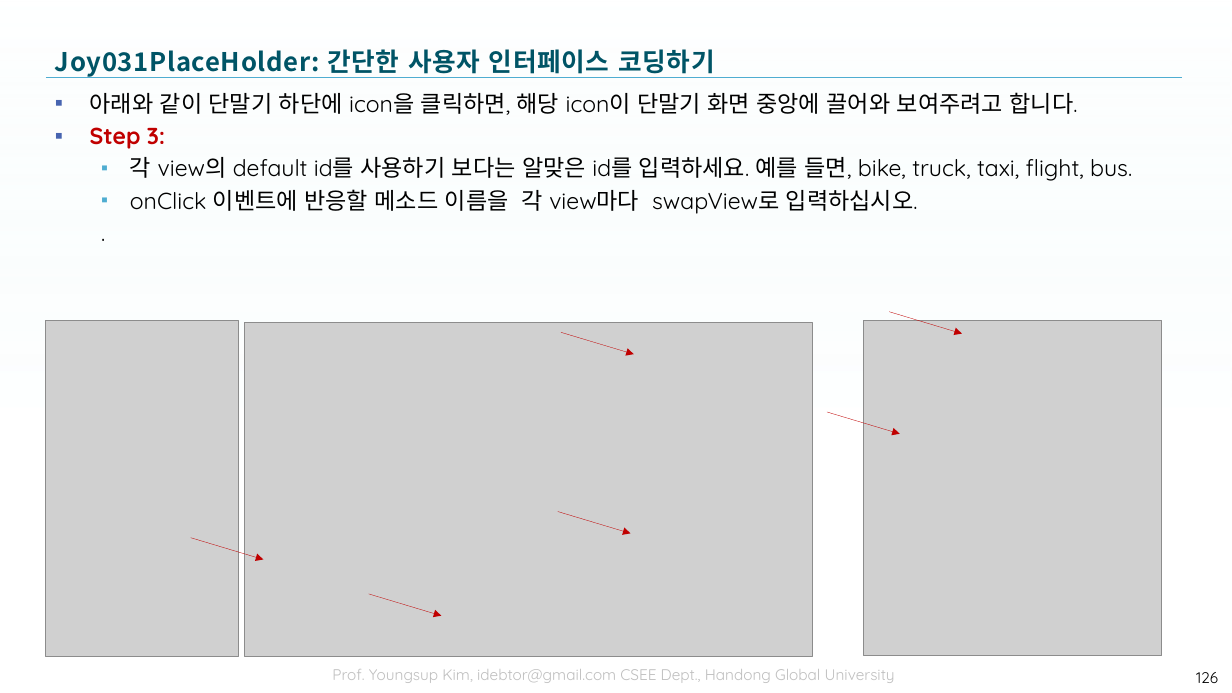
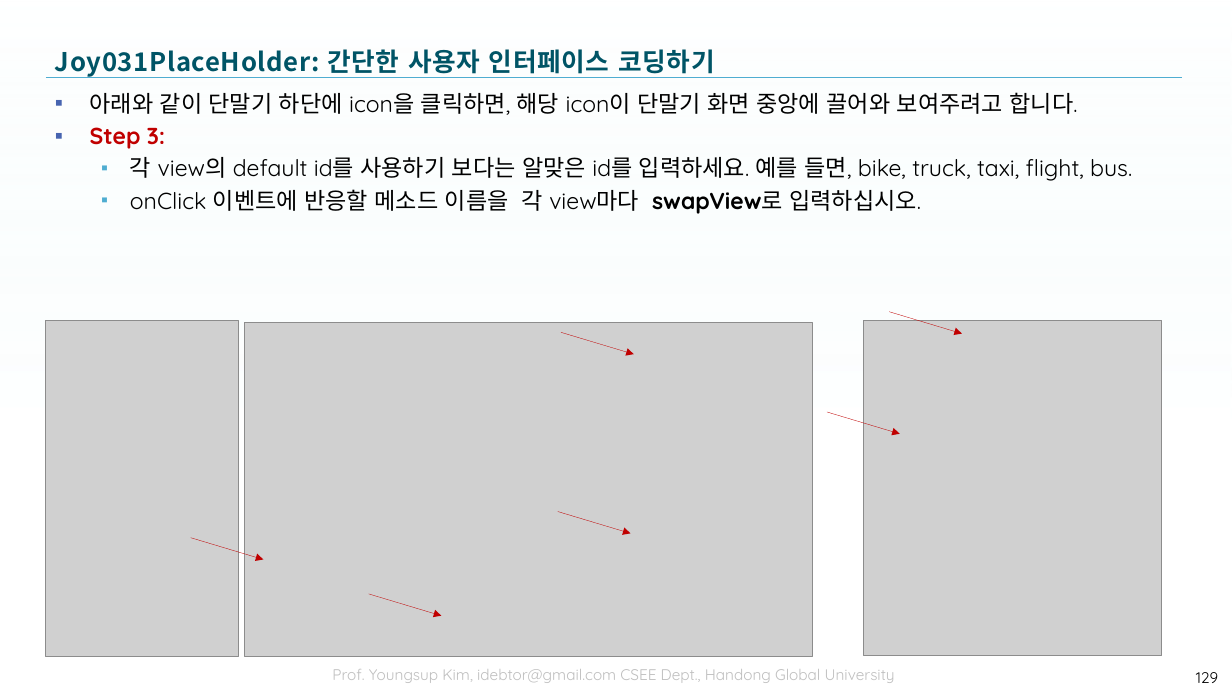
Before and after one commit to tae7841/HuStarAS, a slide deck: slide 129 of ppts/03Widget.pptx (slide 126 before the commit). Drawn at 1232x693 pixels with LibreOffice and Linux fonts; fonts in the diff are those of the drawing; grey boxes stand for pictures; background and template pictures are left out. Boxes give left, top, right and bottom in pixels: in the first picture for what was removed or moved away, otherwise in the second. Text is boxed around its words. In the diff, an @@ line names an element or a change of style, - is before the commit and + after.

```diff
--- a/ppts/03Widget.pptx
+++ b/ppts/03Widget.pptx
@@ text at <box>90,92,1132,214</box>: paragraph removed @@
-  .
@@ text at <box>130,189,921,214</box>: bold on in "swapView로" @@
@@ page number at <box>1196,672,1218,683</box>: text changed @@
-126
+129
```
Also in this commit, not shown: 24 other slides changed, 15 slides added, 8 slides removed.
